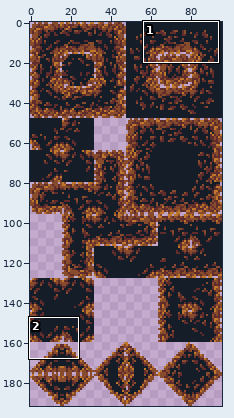
Sprite sheet: PhotographersHike/Assets/Art/Tiles/Dirt.png. The first picture is a wide view before the edit; the outline marks the close-up.
Close-up. Before the commit:
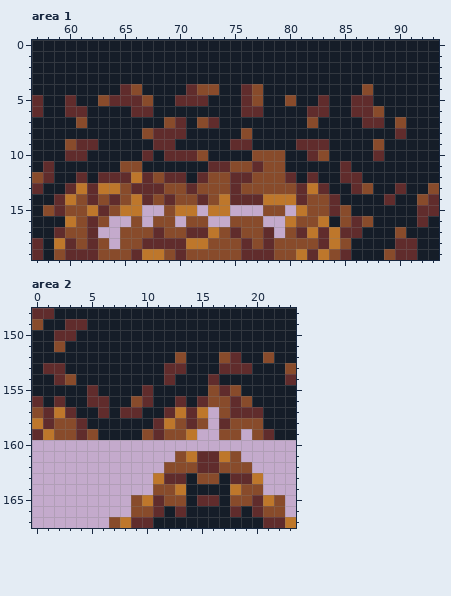
The file is 96x192 pixels. Shown: area 1: x 57..93, y 0..19; area 2: x 0..23, y 148..167. The commit also changed other parts of the picture, which this record leaves out.
After the commit:
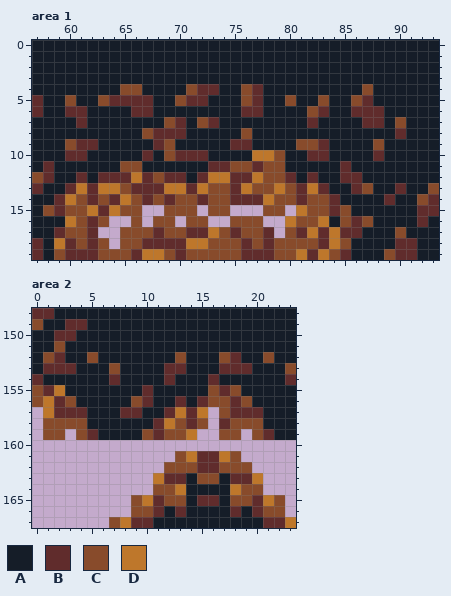
Palette (. is transparent): A #151d28  B #602c2c  C #884b2b  D #be772b
The exact change:
Area 1:
The edit turns colour C into colour B in row 4 at x 72 to 73 and 77; in row 5 at x 67 and 77; in row 6 at x 88; in row 7 at x 61 and 82; in row 10 at x 72 and 83.
The edit turns colour B into colour C in row 4 at x 65, 71 and 76; in row 5 at x 60, 70, 76, 83 and 86; in row 6 at x 82; in row 9 at x 69 and 81 to 82; in row 10 at x 69.
The edit turns colour D into colour C in row 14 at x 66, 74 and 79 to 80; in row 15 at x 65 to 66, 70 to 71 and 73 to 74.
The edit turns colour C into colour D in row 10 at x 77 to 78; in row 12 at x 73 to 74 and 77; in row 13 at x 69 to 70, 72, 76 and 79; in row 14 at x 65; in row 15 at x 64.
Area 2:
The edit turns colour B into colour A in row 154 at x 2; in row 155 at x 5; in row 156 at x 5 to 6; in row 157 at x 6.
The edit turns colour C into colour A in row 154 at x 3.
The edit turns colour A into colour B in row 152 at x 2; in row 153 at x 3; in row 154 at x 0 and 7; in row 155 at x 1; in row 157 at x 4.
The edit turns colour C into colour B in row 159 at x 5.
The edit turns colour D into colour B in row 157 at x 2.
The edit turns colour A into colour C in row 152 at x 1 and 5; in row 153 at x 7; in row 155 at x 0; in row 156 at x 3.
The edit turns colour B into colour C in row 156 at x 0; in row 158 at x 1 and 4; in row 159 at x 4.
The edit turns colour D into colour C in row 159 at x 1.
The edit turns colour A into colour D in row 155 at x 2; in row 156 at x 1.
The edit turns colour B into colour D in row 157 at x 1.
The edit erases colour B in row 159 at x 0.
The edit erases colour C in row 157 at x 0; in row 159 at x 3.
The edit erases colour D in row 158 at x 0.
Pixel boxes of the changes (left, top, right, bottom) in both close-ups:
changed: (65, 84, 384, 216)
changed: (32, 352, 120, 440)
